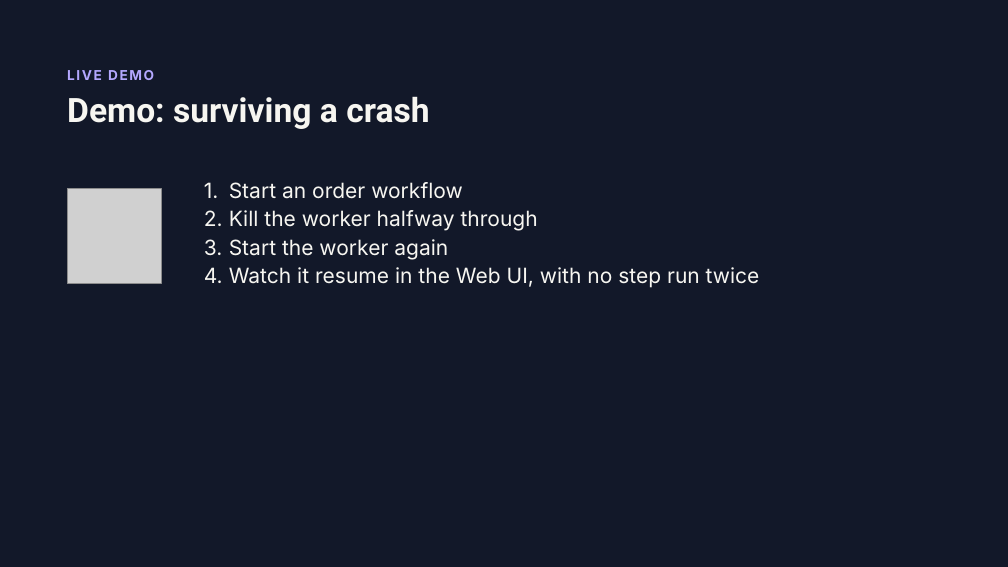
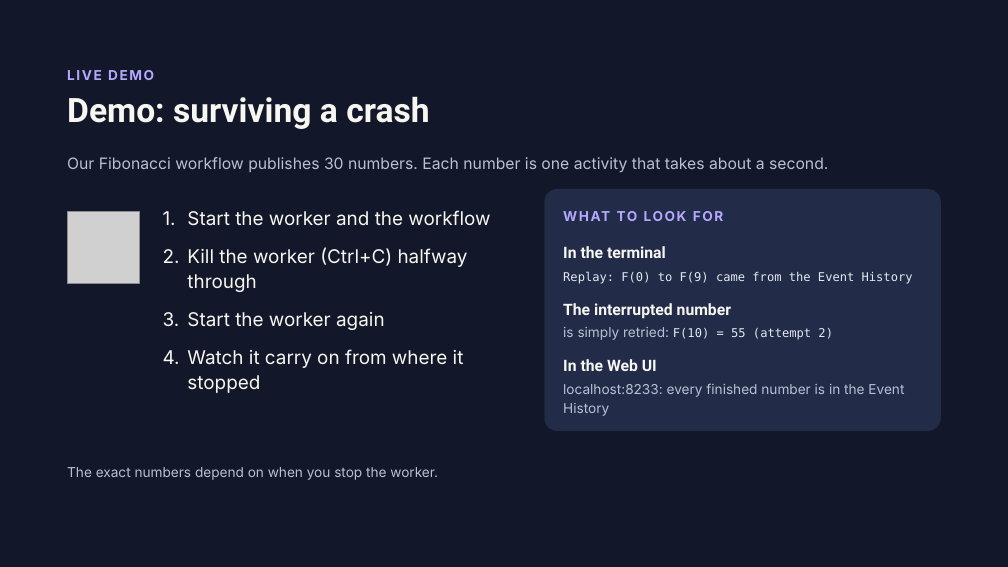
Before and after one commit to FontysVenlo/esd-2026-workshop-g07, a slide deck: slide 28 of TemporalWorkshop .pptx. Drawn at 1008x567 pixels with LibreOffice and Linux fonts; fonts in the diff are those of the drawing; grey boxes stand for pictures. Boxes give left, top, right and bottom in pixels: in the first picture for what was removed or moved away, otherwise in the second. Text is boxed around its words. In the diff, an @@ line names an element or a change of style, - is before the commit and + after.

```diff
--- a/TemporalWorkshop .pptx
+++ b/TemporalWorkshop .pptx
@@ text added at [67,157,828,172], 15 pt, text #B9C0D4 @@
+Our Fibonacci workflow publishes 30 numbers. Each number is one activity that takes about a second.
@@ text "Start the worker and the ...": place and size @@
-text "Start the worker and the ..." at [229,182,760,288]
+text "Start the worker and the ..." at [187,210,490,393]
@@ rounded rectangle added at [544,189,941,431], fill #222B47 @@
@@ picture: place and size @@
-picture at [67,189,162,284]
+picture at [67,212,139,284]
@@ text at [187,210,490,292]: text changed; size 20 to 18 pt @@
-1. Start an order workflow
-2. Kill the worker halfway through
+1. Start the worker and the workflow
+2. Kill the worker (Ctrl+C) halfway through
@@ text added at [617,211,638,221], 13 pt, text #B4A8FF, bold @@
+WHAT TO LOOK FOR
@@ text added at [563,246,913,416], 13 pt, text #B9C0D4 @@
+In the terminal
+Replay: F(0) to F(9) came from the Event History
+The interrupted number
+is simply retried: F(10) = 55 (attempt 2)
+In the Web UI
+localhost:8233: every finished number is in the Event History
@@ text at [187,312,385,330]: size 20 to 18 pt in "Start the worker again"; line spacing 27pt to 24pt; more space between paragraphs @@
@@ text at [187,349,464,393]: text changed; size 20 to 18 pt @@
-4. Watch it resume in the Web UI, with no step run twice
+4. Watch it carry on from where it stopped
@@ text added at [67,467,438,480], 13 pt, text #B9C0D4 @@
+The exact numbers depend on when you stop the worker.
```
Also in this commit, not shown: 1 slide added, 11 other files.
